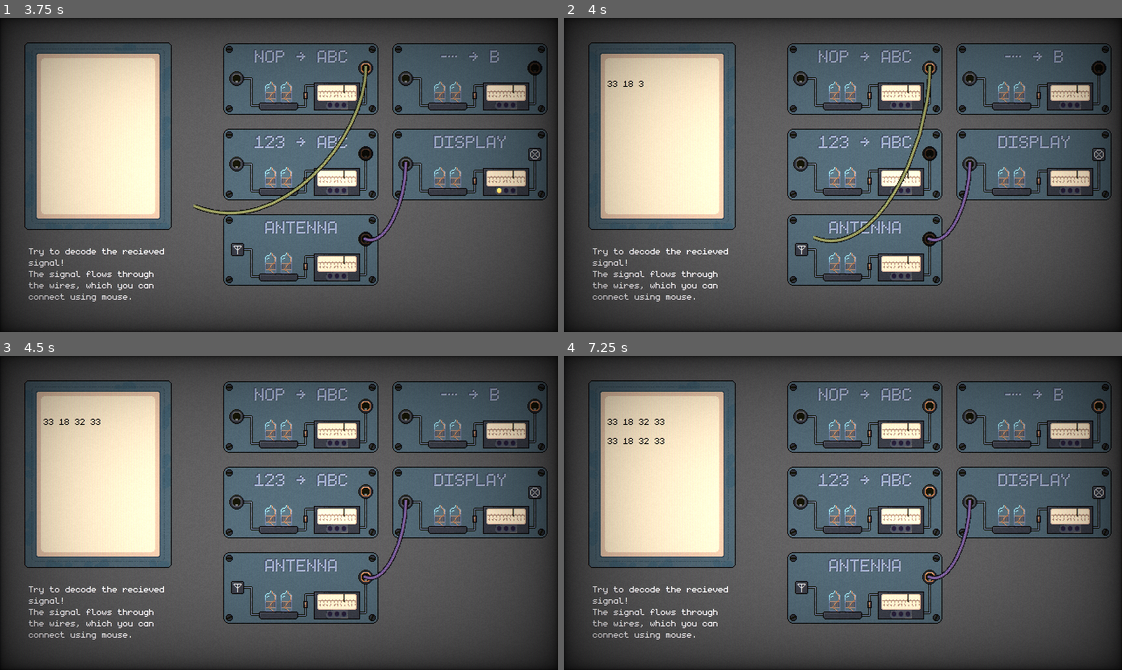
Above: before the commit, frames 1-4 (two rows, left to right).
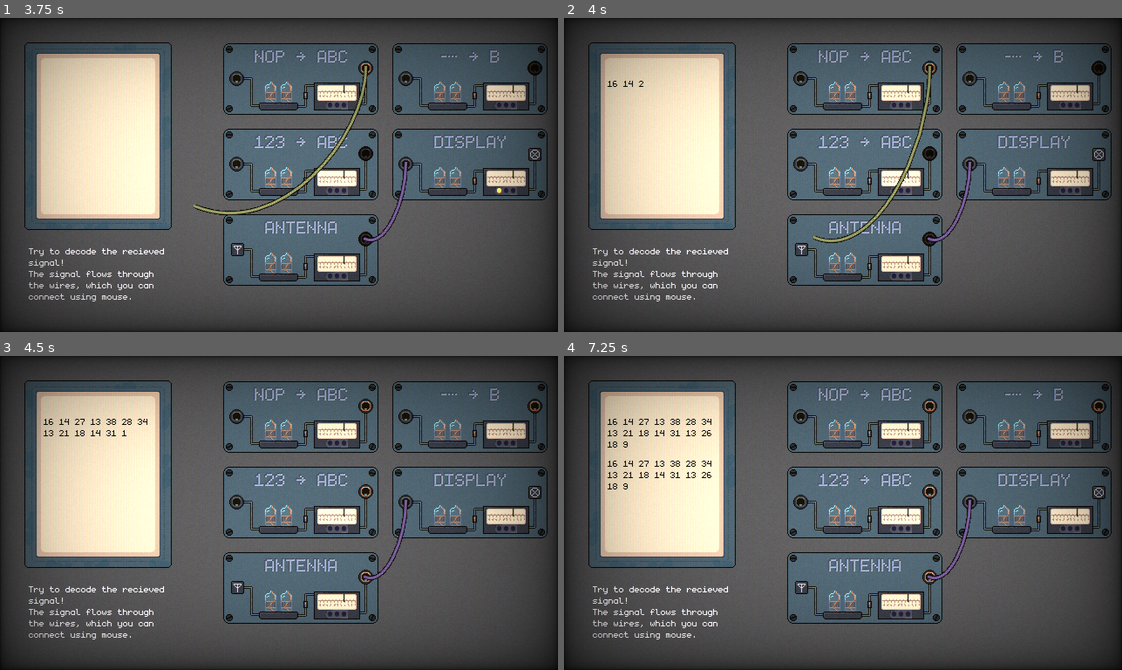
Above: after the commit, the same moments.

Repository: Limit-sest/wiretap
Game: Godot game, scene res://intro.tscn
Same seed, same stepped clock (60 frames per second), same inputs: the game is played once before the commit and once after it.
Inputs (mouse positions are in pixels of both pictures, inside the frame that each line leads up to):
- Up to frame 1 (3.75 s): click "Skip >" at 0.5 s; tap Enter at 1.25 s; drag from (100, 134) to (334, 105) at 1.27 s; click (234, 77) at 2.02 s; click (368, 68) at 2.77 s; tap Space at 3.5 s; drag from (167, 190) to (251, 237) at 3.52 s
- Up to frame 2 (4 s): no input
- Up to frame 3 (4.5 s): move the mouse to (334, 443) at 4.27 s; hold Right from 4.28 s (still down); tap Alt at 4.35 s; click (334, 443) at 4.42 s
- Up to frame 4 (7.25 s): release Right at 5 s; tap Enter at 5 s; drag from (815, 575) to (675, 465) at 5.02 s; move the mouse to (1010, 560) at 5.77 s; hold Left 5.78-6.5 s; tap Alt at 5.85 s; click (1010, 560) at 5.92 s; drag from (675, 465) to (759, 434) at 6.52 s

Frame 1 is identical in both runs. In frame 2, less than 0.1% of the frame differs, in the area x 7-15%, y 20-22%; in frame 3, 0.2%; in frame 4, 0.7%, in the area x 7-27%, y 20-43%.

Commit message:
Edit mouse cursor

Diff:
--- a/main.tscn
+++ b/main.tscn
@@ -100,6 +100,7 @@
 unique_name_in_owner = true
 layout_mode = 2
 mouse_filter = 0
+original_text = "can you hear me?"
 encode_number = 2
 
 [connection signal="send_signal" from="HFlowContainer/Display" to="tty" method="_on_display_send_signal"]
--- a/modules/antenna/AntennaModule.tscn
+++ b/modules/antenna/AntennaModule.tscn
@@ -42,7 +42,7 @@
 offset_bottom = -43.0
 grow_horizontal = 2
 grow_vertical = 2
-mouse_default_cursor_shape = 6
+mouse_default_cursor_shape = 7
 action_mode = 0
 texture_normal = ExtResource("2_x4bpx")
 texture_disabled = ExtResource("3_g11rf")
--- a/modules/cipher/CipherModule.tscn
+++ b/modules/cipher/CipherModule.tscn
@@ -24,7 +24,7 @@
 offset_bottom = -31.0
 grow_horizontal = 2
 grow_vertical = 2
-mouse_default_cursor_shape = 6
+mouse_default_cursor_shape = 7
 action_mode = 0
 texture_normal = ExtResource("3_jq73h")
 texture_disabled = ExtResource("4_rwor2")
@@ -43,7 +43,7 @@
 offset_bottom = -43.0
 grow_horizontal = 2
 grow_vertical = 2
-mouse_default_cursor_shape = 6
+mouse_default_cursor_shape = 7
 action_mode = 0
 texture_normal = ExtResource("6_qxdwh")
 texture_disabled = ExtResource("7_mjv0m")
--- a/modules/display/DisplayModule.tscn
+++ b/modules/display/DisplayModule.tscn
@@ -27,7 +27,7 @@
 offset_bottom = -31.0
 grow_horizontal = 2
 grow_vertical = 2
-mouse_default_cursor_shape = 6
+mouse_default_cursor_shape = 7
 action_mode = 0
 texture_normal = ExtResource("3_v05y0")
 texture_disabled = ExtResource("4_rb8yj")
